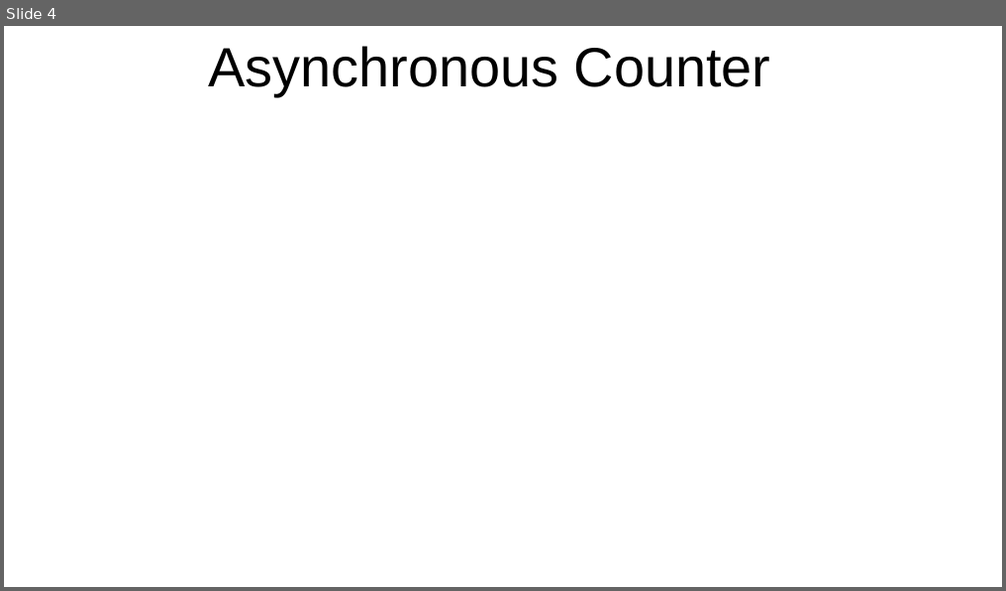
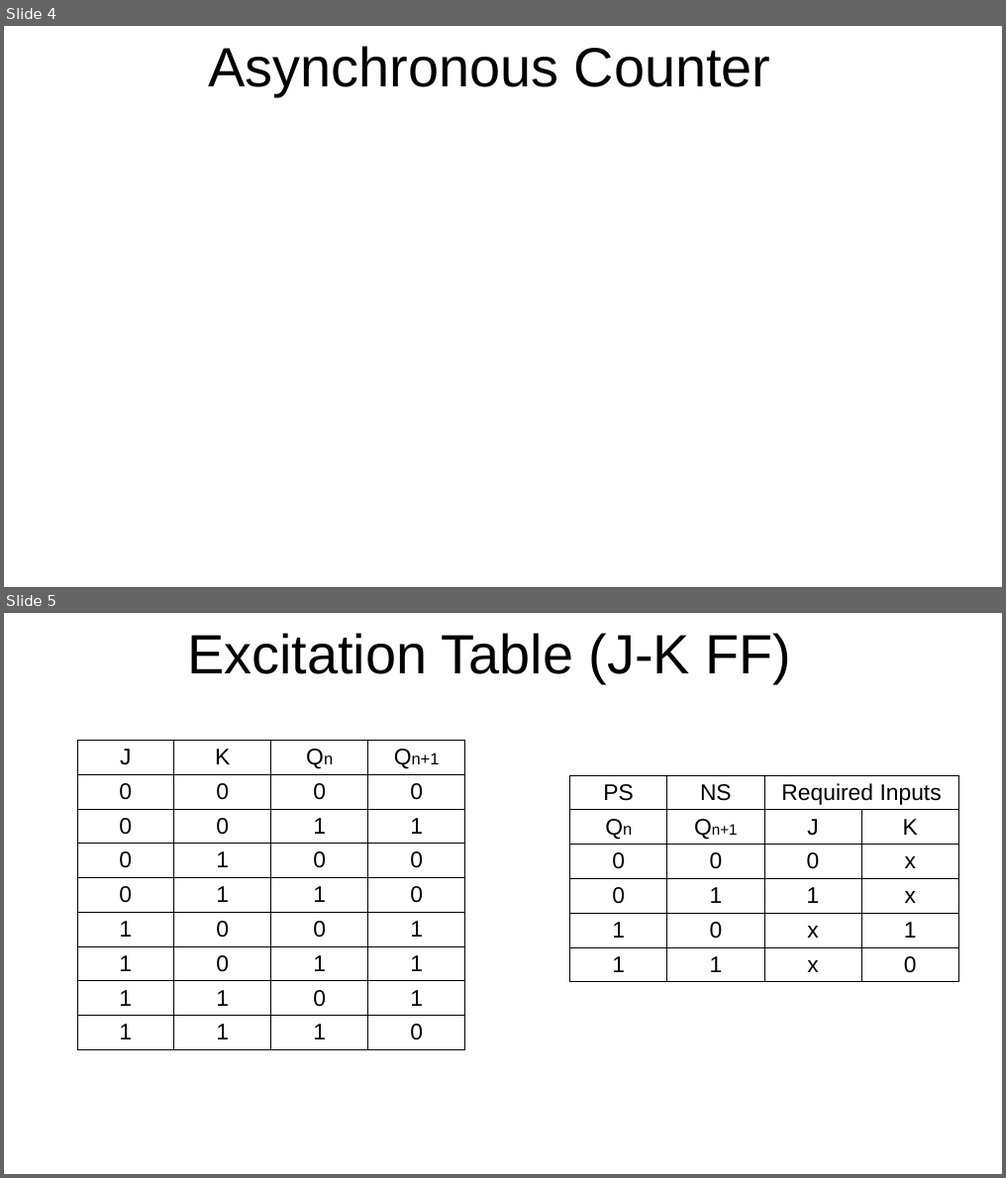
Before and after one commit to arnabsinha/Switching-Circuits-and-Logic-Design, a slide deck: Lecture_24.pptx. Shown one above the other, each under a label of ours: slide 4 before the commit, slides 4 and 5 after it. The pictures are 1006x591 and 1006x1178 pixels, drawn with LibreOffice and Linux fonts; fonts in the diff are those of the drawing. Boxes give left, top, right and bottom in pixels: in the first picture for what was removed or moved away, otherwise in the second. Text is boxed around its words. In the diff, an @@ line names an element or a change of style, - is before the commit and + after.

```diff
--- a/Lecture_24.pptx
+++ b/Lecture_24.pptx
@@ slide 5 added at [4, 613, 1002, 1174], background #FFFFFF @@
@@ title added at [187, 633, 792, 683], 44 pt, text #000000 @@
+Excitation Table (J-K FF)
@@ table added at [77, 740, 465, 1049], 9 rows, 4 columns @@
+J | K | Qn | Qn+1
+0 | 0 | 0 | 0
+0 | 0 | 1 | 1
+0 | 1 | 0 | 0
+0 | 1 | 1 | 0
+1 | 0 | 0 | 1
+1 | 0 | 1 | 1
+1 | 1 | 0 | 1
+1 | 1 | 1 | 0
@@ table added at [570, 775, 957, 980], 6 rows, 4 columns @@
+PS | NS | Required Inputs | 
+Qn | Qn+1 | J | K
+0 | 0 | 0 | x
+0 | 1 | 1 | x
+1 | 0 | x | 1
+1 | 1 | x | 0
```
Also in this commit, not shown: 4 other slides added, 1 other file.
